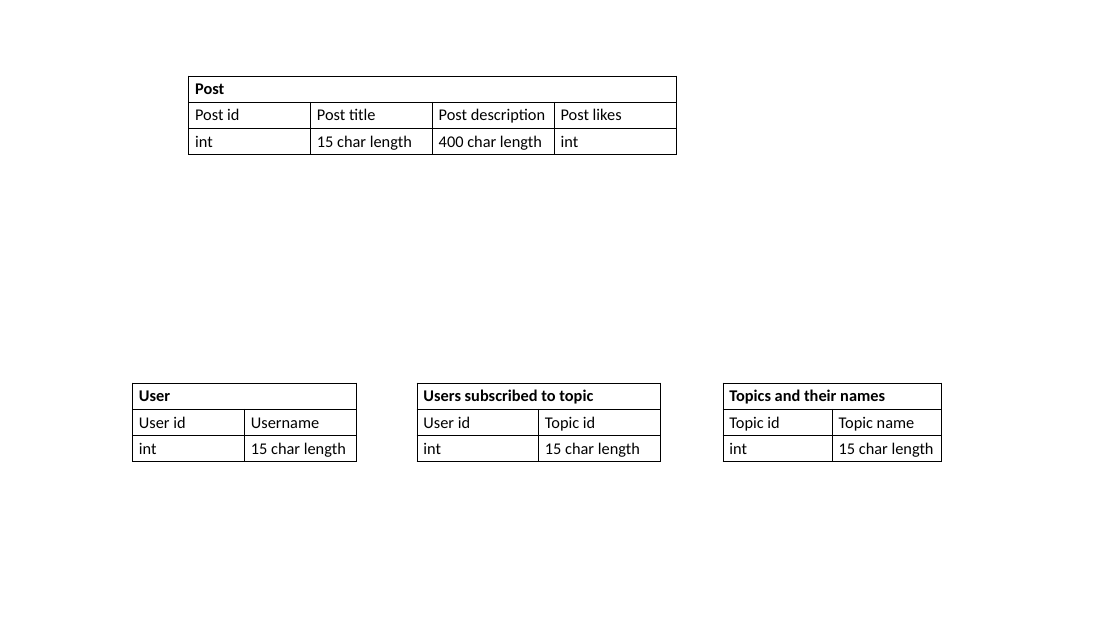
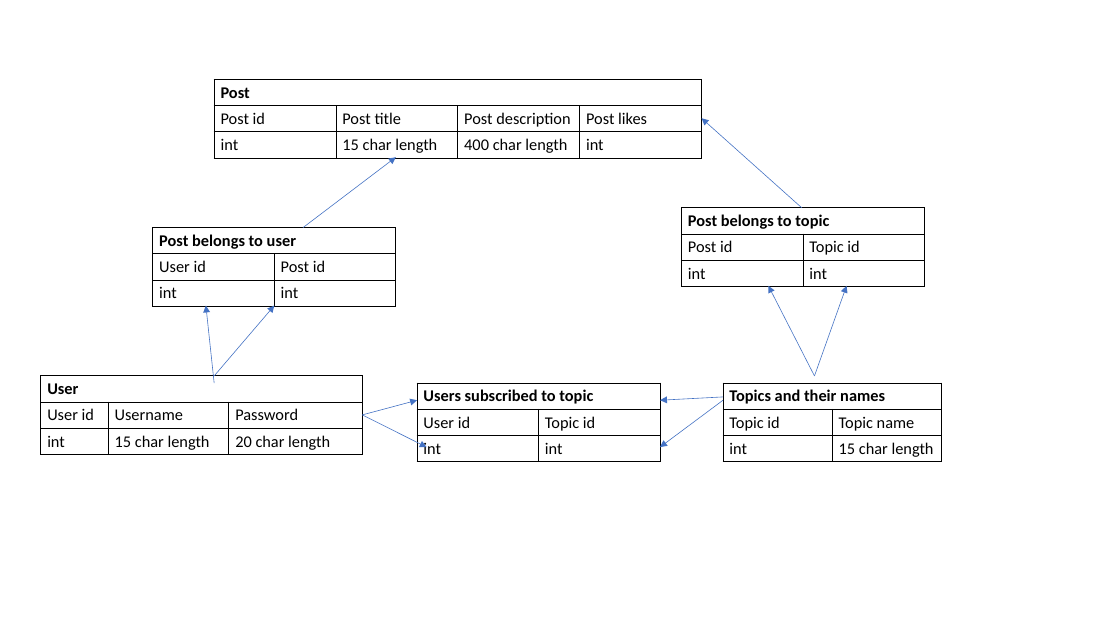
Before and after one commit to AethernetX/forum-page-tamnet-, a slide deck: slide 2 of database.pptx (slide 1 before the commit). Drawn at 1120x630 pixels with LibreOffice and Linux fonts; fonts in the diff are those of the drawing. Boxes give left, top, right and bottom in pixels: in the first picture for what was removed or moved away, otherwise in the second. Text is boxed around its words. In the diff, an @@ line names an element or a change of style, - is before the commit and + after.

Commit message:
Modified post button

```diff
--- a/database.pptx
+++ b/database.pptx
@@ table: place and size @@
-table at <box>189,76,676,154</box>
+table at <box>214,79,702,157</box>
@@ arrow added from (802, 208) to (702, 118), #4472C4 0.5 pt @@
@@ arrow added from (303, 228) to (396, 157), #4472C4 0.5 pt @@
@@ table added at <box>681,208,925,286</box>, 3 rows, 2 columns @@
+Post belongs to topic | 
+Post id | Topic id
+int | int
@@ table added at <box>153,228,397,306</box>, 3 rows, 2 columns @@
+Post belongs to user | 
+User id | Post id
+int | int
@@ arrow added from (815, 376) to (769, 286), #4472C4 0.5 pt @@
@@ arrow added from (815, 376) to (847, 286), #4472C4 0.5 pt @@
@@ arrow added from (214, 383) to (206, 306), #4472C4 0.5 pt @@
@@ arrow added from (214, 376) to (275, 306), #4472C4 0.5 pt @@
@@ table at <box>41,376,363,455</box> @@
+column 3:  | Password | 20 char length
@@ table: place and size @@
-table at <box>133,383,356,461</box>
+table at <box>41,376,363,455</box>
@@ table at <box>418,383,661,461</box> @@
-row 3, column 2: 15 char length
+row 3, column 2: int
@@ arrow added from (362, 415) to (418, 400), #4472C4 0.5 pt @@
@@ arrow added from (362, 415) to (427, 447), #4472C4 0.5 pt @@
@@ arrow added from (723, 397) to (660, 400), #4472C4 0.5 pt @@
@@ arrow added from (723, 400) to (660, 447), #4472C4 0.5 pt @@
```
Also in this commit, not shown: 1 slide added, 5 other files.
